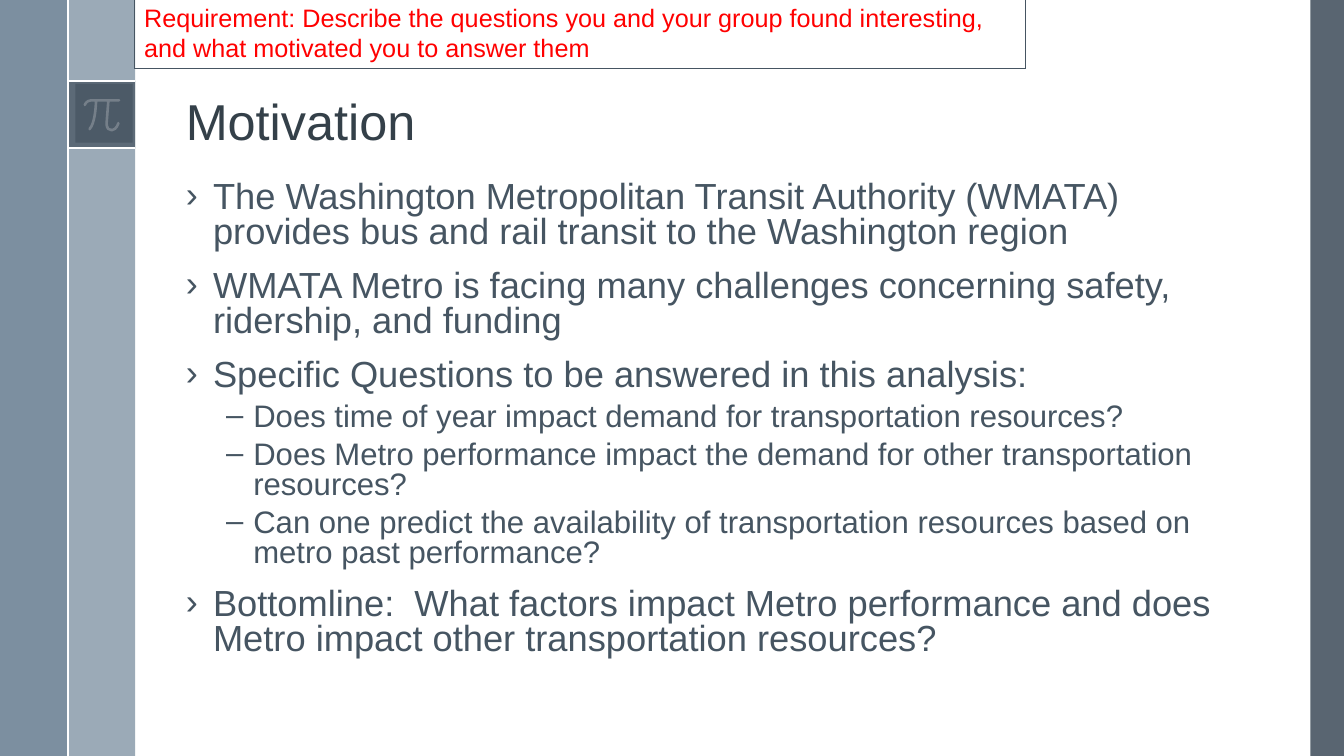
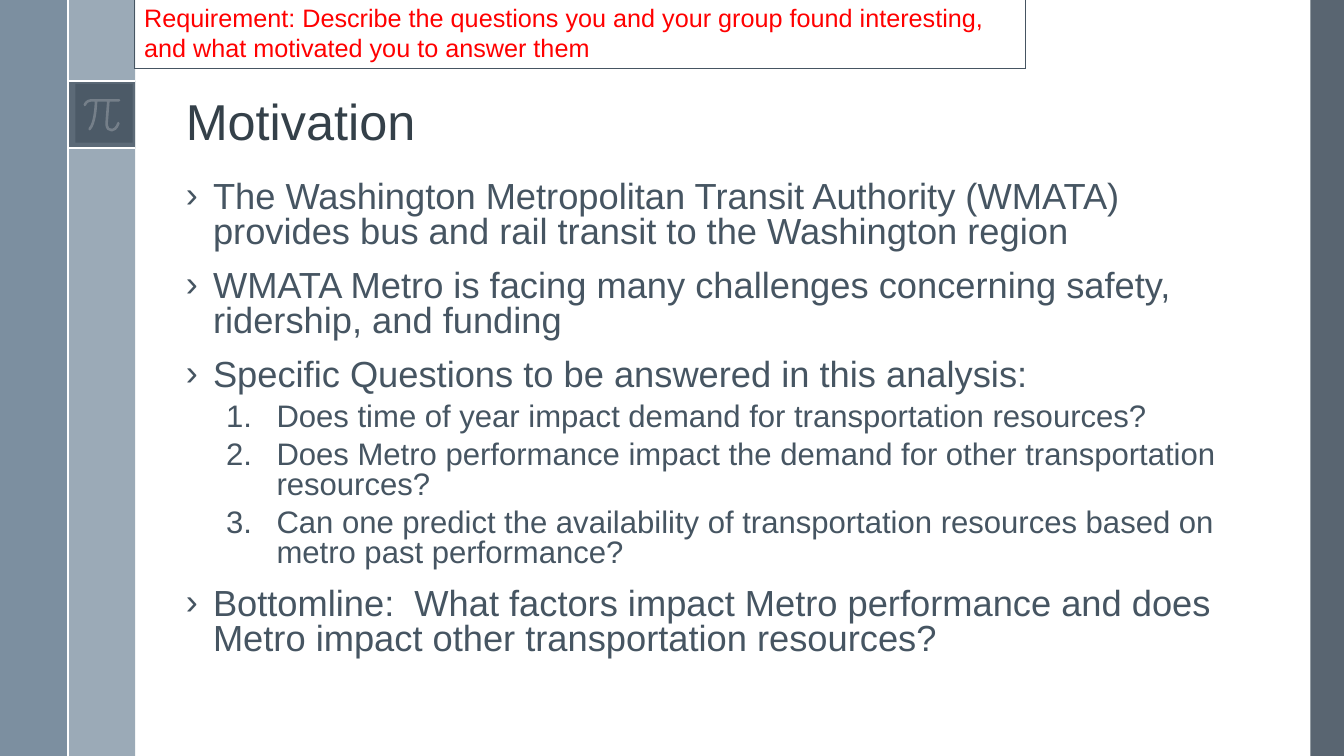
Before and after one commit to yegorkryukov/dc_public_transport, a slide deck: slide 2 of Report/Class_presentation_ver2 annotated.pptx. Drawn at 1344x756 pixels with LibreOffice and Linux fonts; fonts in the diff are those of the drawing; background and template pictures are left out. Boxes give left, top, right and bottom in pixels: in the first picture for what was removed or moved away, otherwise in the second. Text is boxed around its words. In the diff, an @@ line names an element or a change of style, - is before the commit and + after.

```diff
--- a/Report/Class_presentation_ver2 annotated.pptx
+++ b/Report/Class_presentation_ver2 annotated.pptx
@@ text at [277,404,1215,569]: bullet – to 1. @@
```
Also in this commit, not shown: 1 other slide changed.
